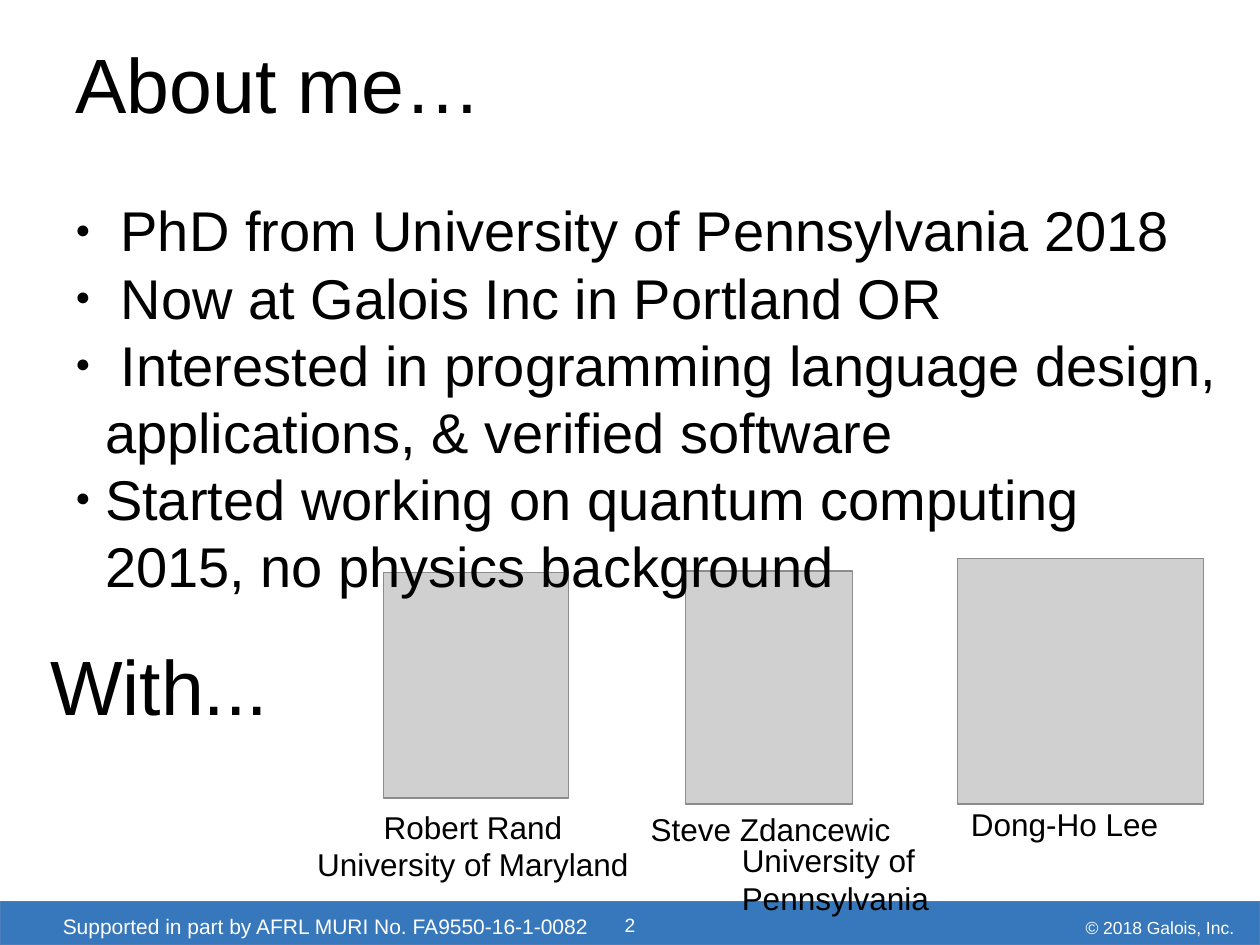
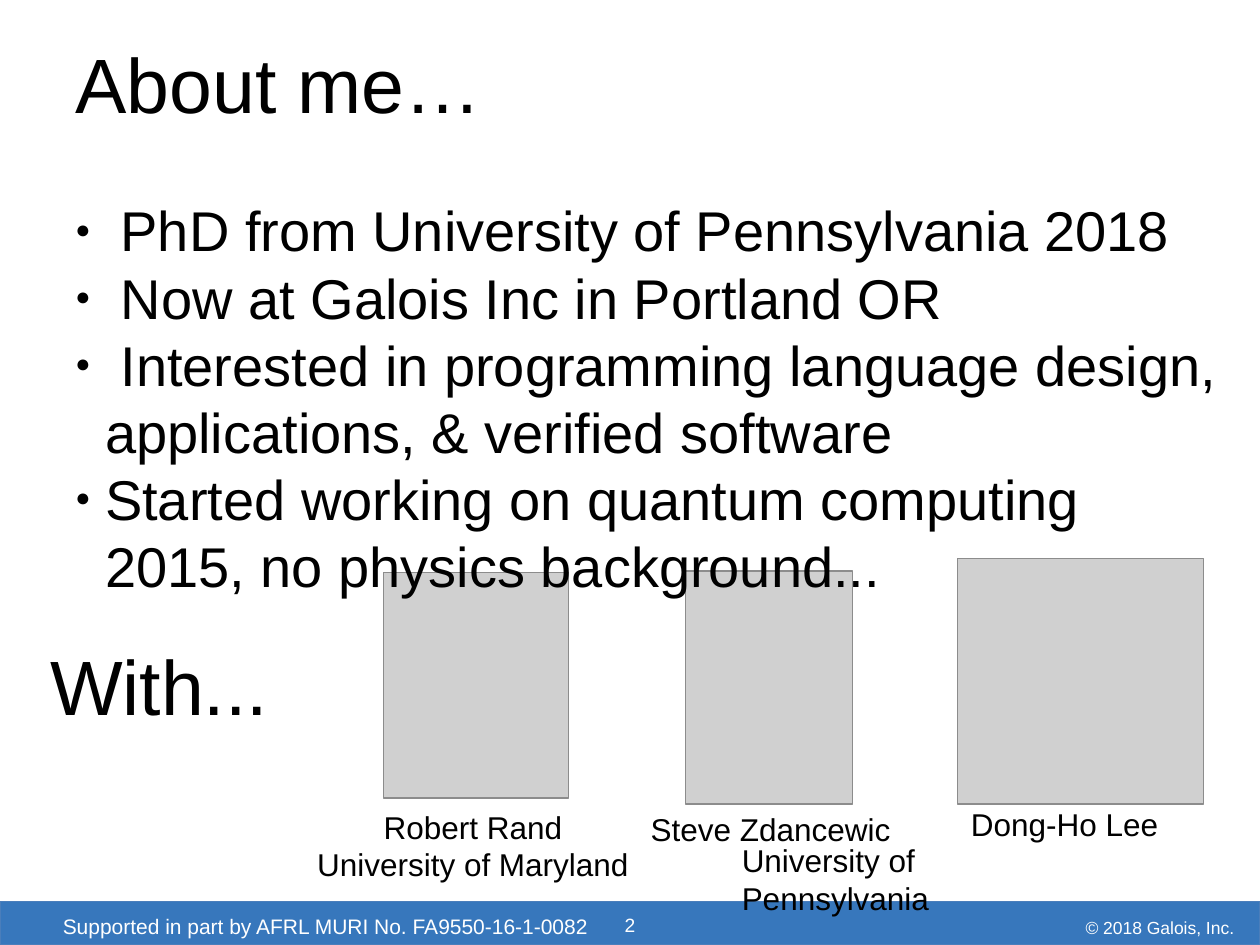
Before and after one commit to jpaykin/jpaykin.github.io, a slide deck: slide 2 of talks/PNNL.odp. Drawn at 1260x945 pixels with LibreOffice and Linux fonts; fonts in the diff are those of the drawing; grey boxes stand for pictures; background and template pictures are left out. Boxes give left, top, right and bottom in pixels: in the first picture for what was removed or moved away, otherwise in the second. Text is boxed around its words. In the diff, an @@ line names an element or a change of style, - is before the commit and + after.

```diff
--- a/talks/PNNL.odp
+++ b/talks/PNNL.odp
@@ text at [105, 479, 1079, 598]: text changed @@
-● Started working on quantum computing 2015, no physics background
+● Started working on quantum computing 2015, no physics background...
```
Also in this commit, not shown: 17 other slides changed, 3 slides added, 1 slide removed.
